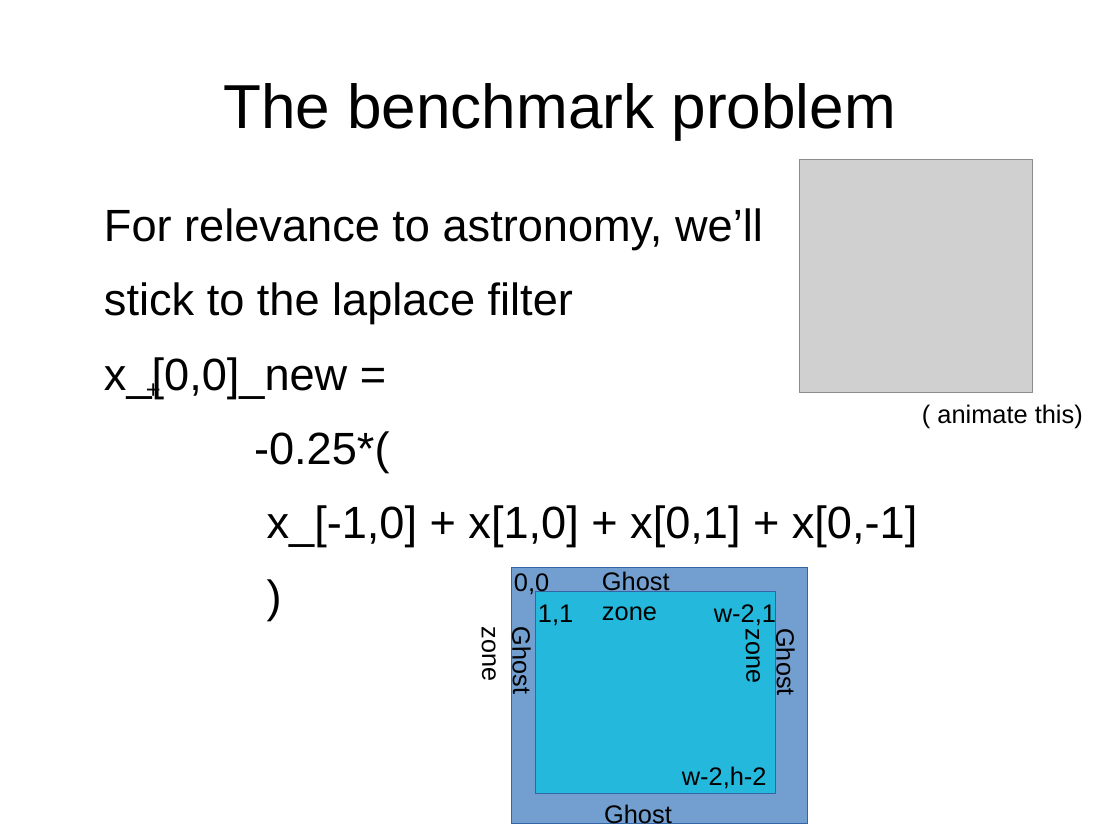
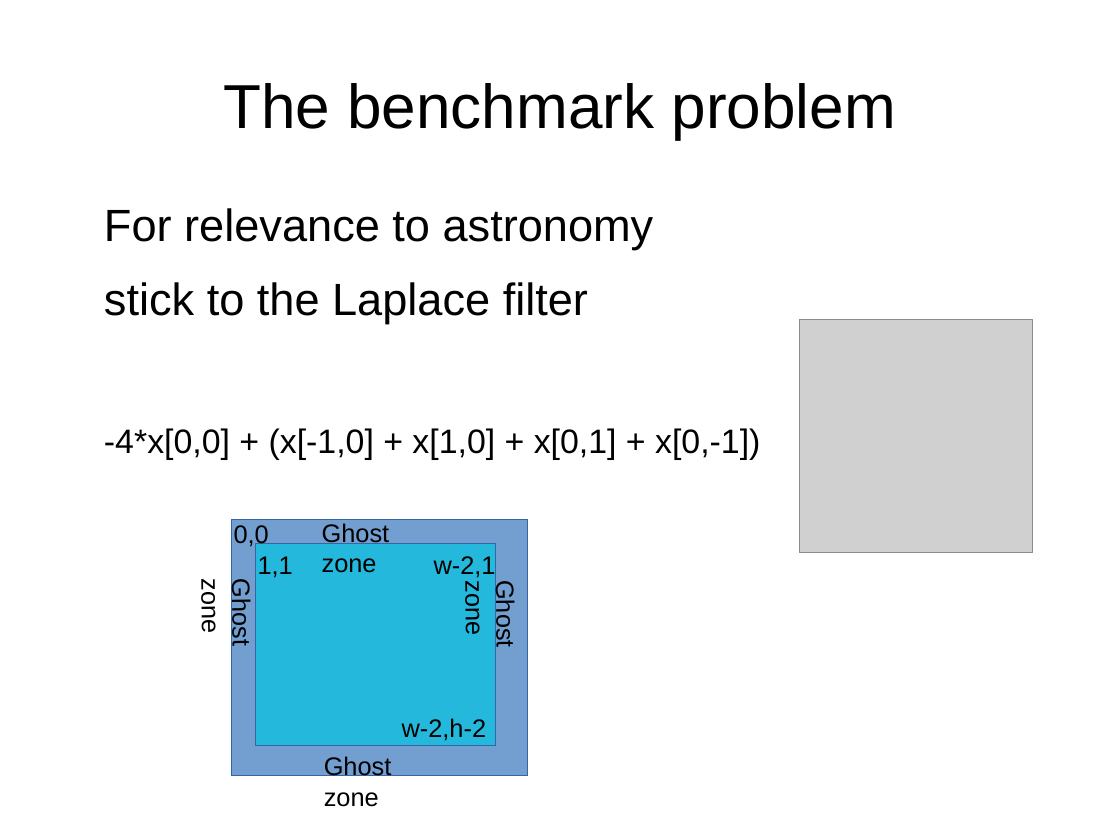
Before and after one commit to mherkazandjian/python_optimization_demo, a slide deck: slide 3 of 2017-10-11-developer_workshop_4_hans_on_optmization_with_python.odp. Drawn at 1120x840 pixels with LibreOffice and Linux fonts; fonts in the diff are those of the drawing; grey boxes stand for pictures. Boxes give left, top, right and bottom in pixels: in the first picture for what was removed or moved away, otherwise in the second. Text is boxed around its words. In the diff, an @@ line names an element or a change of style, - is before the commit and + after.

```diff
--- a/2017-10-11-developer_workshop_4_hans_on_optmization_with_python.odp
+++ b/2017-10-11-developer_workshop_4_hans_on_optmization_with_python.odp
@@ text at [104, 208, 760, 459]: text changed @@
-For relevance to astronomy, we’ll
-stick to the laplace filter
-x_[0,0]_new =
--0.25*(
-x_[-1,0] + x[1,0] + x[0,1] + x[0,-1]
-)
+For relevance to astronomy
+stick to the Laplace filter
+-4*x[0,0] + (x[-1,0] + x[1,0] + x[0,1] + x[0,-1])
@@ picture: place and size @@
-picture at [800, 160, 1033, 392]
+picture at [800, 320, 1033, 553]
@@ text removed at [136, 368, 171, 407] @@
-+
@@ text removed at [937, 404, 1083, 429] @@
-( animate this)
@@ text "Ghost zone": place and size @@
-text "Ghost zone" at [740, 634, 800, 694]
+text "Ghost zone" at [196, 584, 255, 644]
@@ text "Ghost zone" at [196, 584, 255, 644]: rotation 0 to 89 degrees @@
@@ 5 texts, 2 rectangles: place and size @@
-5 texts, 2 rectangles at [512, 568, 808, 824]
+5 texts, 2 rectangles at [232, 520, 527, 776]
@@ text "Ghost zone" rewrapped from [604, 804, 672, 829] to [460, 586, 519, 646] @@
@@ text "Ghost zone": place and size @@
-text "Ghost zone" at [476, 632, 536, 692]
+text "Ghost zone" at [324, 756, 392, 807]
@@ text "Ghost zone" at [324, 756, 392, 807]: rotation 89 to 0 degrees @@
```
Also in this commit, not shown: 5 other slides changed, 11 slides added, 1 slide removed, 7 other files.
